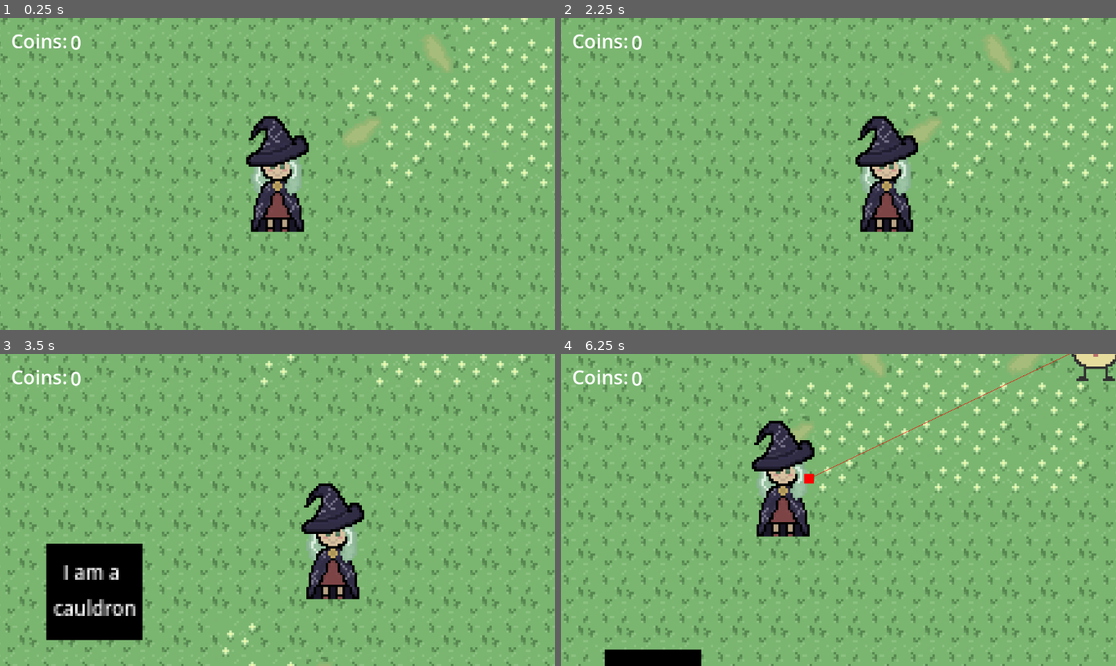
Above: before the commit, frames 1-4 (two rows, left to right).
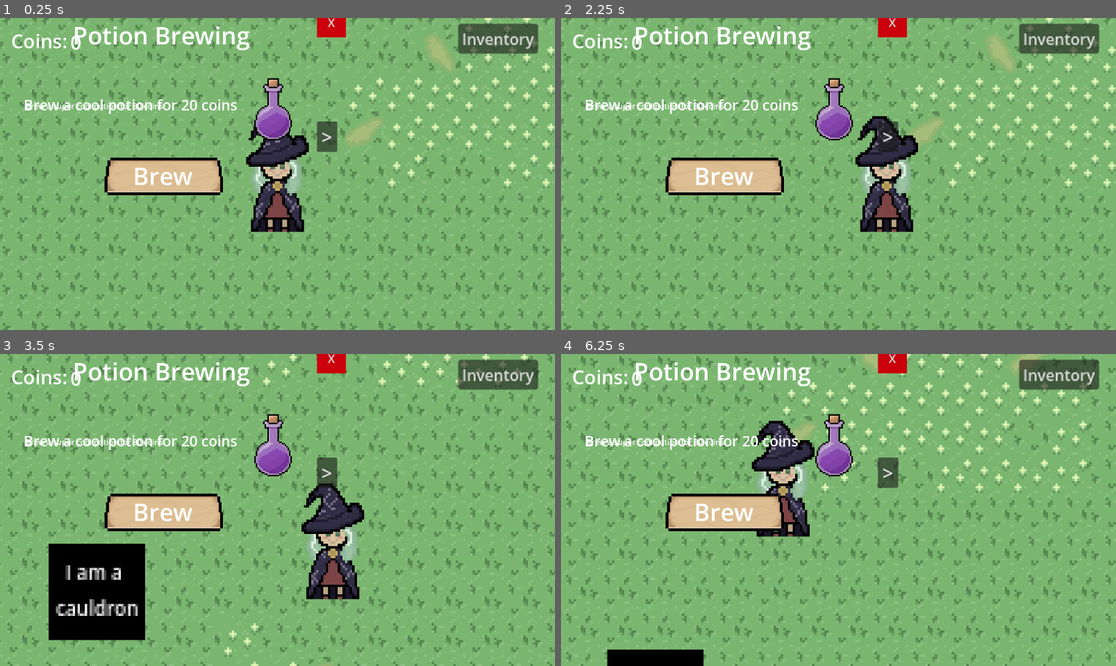
Above: after the commit, the same moments.

Repository: knguyen3-skl/github_tut
Game: Godot game, scene res://scenes/level.tscn
The game is run twice, just before and just after one commit, with the same random seed, the same clock (stepped at 60 frames per second) and the same inputs.
Inputs (mouse positions are in pixels of both pictures, inside the frame that each line leads up to):
- Up to frame 1 (0.25 s): no input
- Up to frame 2 (2.25 s): click (1060, 39) at 0.5 s, where only the run after the commit has a clickable "Inventory"; click (1027, 74) at 1.25 s, where only the run after the commit has a clickable "X"; tap Enter at 2 s; hold Right (ui_right) from 2.03 s (still down); hold E from 2.03 s (still down)
- Up to frame 3 (3.5 s): release Right (ui_right) at 2.78 s; release E at 2.78 s; hold Down (ui_down) from 2.78 s (still down); tap E at 2.85 s
- Up to frame 4 (6.25 s): release Down (ui_down) at 3.53 s; hold Right (ui_right) 3.53-4.28 s; hold E 3.53-4.28 s; hold Up (ui_up) 4.28-5.03 s; tap E at 4.35, 5.85 s; hold E 5.03-5.78 s; hold Left (ui_left) from 5.03 s (still down)

The runs differ from the first frame. In frame 1, 19% of the frame differs, in the area x 0-100%, y 0-100%; in frame 2, 19%; in frame 3, 19%; in frame 4, 20%.

Commit message:
inventory + potion mechs

Diff:
--- a/witchery/scenes/cauldron.tscn
+++ b/witchery/scenes/cauldron.tscn
@@ -35,7 +35,7 @@
 
 [node name="CollisionShape2D" type="CollisionShape2D" parent="Area2D" unique_id=15018428]
 position = Vector2(20, 20)
-scale = Vector2(2, 2)
+scale = Vector2(2.5, 2.5)
 shape = SubResource("RectangleShape2D_bi80w")
 
 [node name="ColorRect2" type="ColorRect" parent="." unique_id=1277177500]
--- /dev/null
+++ b/witchery/scenes/inventory.tscn
@@ -0,0 +1,47 @@
+[gd_scene format=3 uid="uid://jx154qlqg5uh"]
+
+[ext_resource type="Script" uid="uid://dbg5h8w15gmbn" path="res://scripts/inventory.gd" id="1_hj2ta"]
+[ext_resource type="Texture2D" uid="uid://crhc0alwbwdn3" path="res://assets/potion_purple_tech.png" id="1_qw0r6"]
+
+[sub_resource type="StyleBoxFlat" id="StyleBoxFlat_hj2ta"]
+bg_color = Color(0.66458356, 0, 0.04976818, 1)
+
+[node name="ColorRect" type="ColorRect" unique_id=1527701950 node_paths=PackedStringArray("purple_potion")]
+offset_right = 887.0
+offset_bottom = 493.0
+color = Color(0.38928655, 0.38928664, 0.38928658, 1)
+script = ExtResource("1_hj2ta")
+purple_potion = NodePath("Label")
+
+[node name="PotionPurpleTech" type="Sprite2D" parent="." unique_id=1004625745]
+position = Vector2(74, 75)
+scale = Vector2(2, 2)
+texture = ExtResource("1_qw0r6")
+
+[node name="Label" type="Label" parent="." unique_id=690783154]
+layout_mode = 0
+offset_left = 96.0
+offset_top = 124.0
+offset_right = 108.0
+offset_bottom = 152.0
+theme_override_font_sizes/font_size = 20
+text = "0"
+
+[node name="Label2" type="Label" parent="." unique_id=784552579]
+layout_mode = 0
+offset_left = 28.0
+offset_top = 126.0
+offset_right = 88.0
+offset_bottom = 149.0
+text = "Owned:"
+
+[node name="Button" type="Button" parent="." unique_id=335999504]
+layout_mode = 0
+offset_left = 863.0
+offset_top = -8.0
+offset_right = 893.0
+offset_bottom = 23.0
+theme_override_styles/normal = SubResource("StyleBoxFlat_hj2ta")
+text = "X"
+
+[connection signal="pressed" from="Button" to="." method="_exit_inventory"]
--- a/witchery/scenes/level.tscn
+++ b/witchery/scenes/level.tscn
@@ -6,6 +6,7 @@
 [ext_resource type="PackedScene" uid="uid://buj423pij3ll6" path="res://scenes/mr_potato.tscn" id="2_w7c3h"]
 [ext_resource type="PackedScene" uid="uid://cg2fcg5mb52fy" path="res://scenes/potion_brewing.tscn" id="5_2r41h"]
 [ext_resource type="PackedScene" uid="uid://ctg5p6vklt3nf" path="res://scenes/cauldron.tscn" id="5_ppgk2"]
+[ext_resource type="PackedScene" uid="uid://jx154qlqg5uh" path="res://scenes/inventory.tscn" id="7_klq6b"]
 
 [sub_resource type="TileSetAtlasSource" id="TileSetAtlasSource_mx8sn"]
 texture = ExtResource("1_w8frs")
@@ -24,16 +25,17 @@
 source_geometry_mode = 2
 source_geometry_group_name = &"mr_potato_path"
 
-[node name="Node2D" type="Node2D" unique_id=480188596 node_paths=PackedStringArray("money")]
+[node name="Node2D" type="Node2D" unique_id=480188596 node_paths=PackedStringArray("money", "player")]
 script = ExtResource("1_mx8sn")
 money = NodePath("CanvasLayer/Label2")
+player = NodePath("CharacterBody2D")
 
 [node name="TileMapLayer" type="TileMapLayer" parent="." unique_id=194708322]
 tile_map_data = PackedByteArray("AAACAAgAAAAAAAAAAAACAAkAAAABAAAAAAACAAoAAAABAAAAAAACAAsAAAAAAAAAAAACAAwAAAAAAAAAAAACAA …(30992 unchanged characters)…
 tile_set = SubResource("TileSet_ppgk2")
 
 [node name="CharacterBody2D" parent="." unique_id=778114501 instance=ExtResource("1_2q6dc")]
-position = Vector2(-139, 266)
+position = Vector2(-140, 266)
 
 [node name="Camera2D" type="Camera2D" parent="CharacterBody2D" unique_id=409045862]
 zoom = Vector2(5, 5)
@@ -58,6 +60,13 @@
 
 [node name="CanvasLayer" type="CanvasLayer" parent="." unique_id=2083746308]
 
+[node name="ColorRect2" parent="CanvasLayer" unique_id=1527701950 instance=ExtResource("7_klq6b")]
+visible = false
+offset_left = 87.0
+offset_top = 112.0
+offset_right = 974.0
+offset_bottom = 605.0
+
 [node name="Label" type="Label" parent="CanvasLayer" unique_id=1217283519]
 offset_left = 23.0
 offset_top = 20.0
@@ -74,13 +83,32 @@
 theme_override_font_sizes/font_size = 40
 text = "0"
 
-[node name="ColorRect" parent="CanvasLayer" unique_id=848347300 instance=ExtResource("5_2r41h")]
+[node name="ColorRect" parent="CanvasLayer" unique_id=848347300 node_paths=PackedStringArray("money") instance=ExtResource("5_2r41h")]
 visible = false
 offset_left = 216.0
 offset_top = 133.0
 offset_right = 916.0
 offset_bottom = 533.0
+money = NodePath("../Label2")
+
+[node name="Button" type="Button" parent="CanvasLayer" unique_id=172158956]
+offset_left = 951.0
+offset_top = 12.0
+offset_right = 1034.0
+offset_bottom = 43.0
+scale = Vector2(2, 2)
+text = "Inventory"
 
 [node name="Node2D" parent="." unique_id=1706893009 node_paths=PackedStringArray("brewing") instance=ExtResource("5_ppgk2")]
 position = Vector2(-183, 337)
 brewing = NodePath("../CanvasLayer/ColorRect")
+
+[node name="CharacterBody2D4" parent="." unique_id=1096044319 node_paths=PackedStringArray("player") instance=ExtResource("2_w7c3h")]
+position = Vector2(92, 531)
+player = NodePath("../CharacterBody2D")
+
+[node name="NavigationRegion2D" type="NavigationRegion2D" parent="CharacterBody2D4" unique_id=1437106461]
+position = Vector2(-390, -266)
+navigation_polygon = SubResource("NavigationPolygon_w7c3h")
+
+[connection signal="pressed" from="CanvasLayer/Button" to="CanvasLayer/ColorRect2" method="_on_inventory_pressed"]
--- a/witchery/scenes/potion_brewing.tscn
+++ b/witchery/scenes/potion_brewing.tscn
@@ -1,13 +1,32 @@
 [gd_scene format=3 uid="uid://cg2fcg5mb52fy"]
 
-[node name="ColorRect" type="ColorRect" unique_id=848347300]
+[ext_resource type="Script" uid="uid://iw5gkyhxi7bl" path="res://scripts/potion_brewing.gd" id="1_r2ldb"]
+[ext_resource type="Texture2D" uid="uid://dri8or757ah0y" path="res://assets/button_bold_tech.png" id="2_a2xwt"]
+[ext_resource type="Texture2D" uid="uid://crhc0alwbwdn3" path="res://assets/potion_purple_tech.png" id="3_a2xwt"]
+
+[sub_resource type="StyleBoxFlat" id="StyleBoxFlat_r2ldb"]
+bg_color = Color(0.79607844, 0, 0.047058824, 1)
+
+[node name="ColorRect" type="ColorRect" unique_id=848347300 node_paths=PackedStringArray("timer")]
 offset_right = 700.0
 offset_bottom = 400.0
 color = Color(1, 1, 1, 0.60784316)
+script = ExtResource("1_r2ldb")
+timer = NodePath("Timer")
 
-[node name="Label" type="Label" parent="." unique_id=765713126]
+[node name="CanvasLayer" type="CanvasLayer" parent="." unique_id=1138995101]
+
+[node name="Label2" type="Label" parent="CanvasLayer" unique_id=464998859]
+z_index = 1
+offset_left = 263.0
+offset_top = 284.0
+offset_right = 412.0
+offset_bottom = 367.0
+theme_override_font_sizes/font_size = 60
+text = "Brew"
+
+[node name="Label" type="Label" parent="CanvasLayer" unique_id=765713126]
 texture_filter = 1
-layout_mode = 0
 offset_left = 151.0
 offset_top = 1.0
 offset_right = 519.0
@@ -15,3 +34,82 @@
 theme_override_font_sizes/font_size = 50
 text = "Potion Brewing"
 horizontal_alignment = 1
+
+[node name="TextureButton" type="TextureButton" parent="CanvasLayer" unique_id=1073951921]
+offset_left = 196.0
+offset_top = 251.0
+offset_right = 292.0
+offset_bottom = 299.0
+scale = Vector2(3, 3)
+texture_normal = ExtResource("2_a2xwt")
+
+[node name="Button" type="Button" parent="CanvasLayer" unique_id=1831052836]
+offset_left = 658.0
+offset_top = -20.0
+offset_right = 698.0
+offset_bottom = 20.0
+scale = Vector2(1.5, 1.5)
+theme_override_styles/normal = SubResource("StyleBoxFlat_r2ldb")
+text = "X"
+
+[node name="Label3" type="Label" parent="CanvasLayer" unique_id=920909985]
+offset_left = 49.0
+offset_top = 159.0
+offset_right = 493.0
+offset_bottom = 201.0
+theme_override_font_sizes/font_size = 30
+text = "Brew a cool potion for 20 coins"
+
+[node name="PotionPurpleTech" type="Sprite2D" parent="CanvasLayer" unique_id=968515113]
+position = Vector2(567, 185.00002)
+scale = Vector2(3, 3)
+texture = ExtResource("3_a2xwt")
+
+[node name="Label4" type="Label" parent="CanvasLayer" unique_id=665728897]
+visible = false
+offset_left = 248.0
+offset_top = 254.0
+offset_right = 438.0
+offset_bottom = 282.0
+theme_override_colors/font_color = Color(0.80768085, 0, 0.14059189, 1)
+theme_override_font_sizes/font_size = 20
+text = "You are too broke :("
+
+[node name="Button2" type="Button" parent="CanvasLayer" unique_id=360735254]
+offset_left = 658.0
+offset_top = 215.0
+offset_right = 700.0
+offset_bottom = 278.0
+theme_override_font_sizes/font_size = 40
+text = ">"
+
+[node name="Timer" type="Timer" parent="." unique_id=1094015051]
+
+[node name="CanvasLayer2" type="CanvasLayer" parent="." unique_id=1956235276]
+
+[node name="TextureButton" type="TextureButton" parent="CanvasLayer2" unique_id=1372853352]
+offset_left = 196.0
+offset_top = 251.00002
+offset_right = 292.0
+offset_bottom = 299.0
+scale = Vector2(3, 3)
+texture_normal = ExtResource("2_a2xwt")
+
+[node name="Label" type="Label" parent="CanvasLayer2" unique_id=1005727043]
+offset_left = 276.0
+offset_top = 293.0
+offset_right = 400.0
+offset_bottom = 362.0
+theme_override_font_sizes/font_size = 50
+text = "Brew"
+
+[node name="Label2" type="Label" parent="CanvasLayer2" unique_id=428418925]
+offset_left = 53.0
+offset_top = 171.0
+offset_right = 339.0
+offset_bottom = 194.0
+text = "Brew a super cool potion for 30 coins"
+
+[connection signal="pressed" from="CanvasLayer/TextureButton" to="." method="_brewed"]
+[connection signal="pressed" from="CanvasLayer/Button" to="." method="_exit_brewing"]
+[connection signal="timeout" from="Timer" to="." method="_on_timer_timeout"]
--- a/witchery/scenes/witch.tscn
+++ b/witchery/scenes/witch.tscn
@@ -7,8 +7,8 @@
 size = Vector2(26, 48)
 
 [sub_resource type="CapsuleShape2D" id="CapsuleShape2D_hgjeu"]
-radius = 14.0
-height = 60.0
+radius = 15.0
+height = 58.0
 
 [node name="CharacterBody2D" type="CharacterBody2D" unique_id=778114501]
 script = ExtResource("1_b1vsk")
@@ -19,6 +19,7 @@
 [node name="Area2D" type="Area2D" parent="." unique_id=1710240890 groups=["player"]]
 
 [node name="CollisionShape2D" type="CollisionShape2D" parent="Area2D" unique_id=2139358610]
+position = Vector2(0, 1)
 shape = SubResource("CapsuleShape2D_hgjeu")
 
 [node name="Sprite2D" type="Sprite2D" parent="." unique_id=1994025141]
--- a/witchery/scripts/Global.gd
+++ b/witchery/scripts/Global.gd
@@ -19,13 +19,17 @@
 var enemy_id: String
 
 var potion_brewing: bool = false
+var last_player_positon : Vector2
+
+var inventory = {
+	"purple_potion": 0,
+}
 
 # Called when the node enters the scene tree for the first time.
 func _ready() -> void:
-	pass # Replace with function body.
+	last_player_positon = Vector2(-140.0, 266.0)
 
 
 # Called every frame. 'delta' is the elapsed time since the previous frame.
 func _process(delta: float) -> void:
-
 	pass
--- /dev/null
+++ b/witchery/scripts/inventory.gd
@@ -0,0 +1,21 @@
+extends ColorRect
+@export var purple_potion: Label
+
+# Called when the node enters the scene tree for the first time.
+func _ready() -> void:
+	hide()
+	purple_potion.text = str(Global.inventory["purple_potion"])
+
+
+# Called every frame. 'delta' is the elapsed time since the previous frame.
+func _process(delta: float) -> void:
+	purple_potion.text = str(Global.inventory["purple_potion"])
+
+
+func _on_inventory_pressed() -> void:
+	show()
+
+
+
+func _exit_inventory() -> void:
+	hide()
--- a/witchery/scripts/main_level.gd
+++ b/witchery/scripts/main_level.gd
@@ -1,9 +1,17 @@
 extends Node2D
 
 @export var money: Label
+@export var player: CharacterBody2D
 
 # Called when the node enters the scene tree for the first time.
 func _ready() -> void:
+	print(Global.last_player_positon)
+
+	if Global.last_player_positon == Vector2(-140.0, 266.0):
+		pass
+	else:
+		player.global_position = Global.last_player_positon
+
 	money.text = str(Global.money)
 	if Global.enemy_dict == {}:
 		# get every enemy and add to dict
--- a/witchery/scripts/mr_potato.gd
+++ b/witchery/scripts/mr_potato.gd
@@ -3,7 +3,7 @@
 @export var navigation_agent_2d: NavigationAgent2D
 @export var player: CharacterBody2D
 
-const SPEED = 110
+const SPEED = 70
 var direction : Vector2
 var stationary : Vector2
 
--- /dev/null
+++ b/witchery/scripts/potion_brewing.gd
@@ -0,0 +1,35 @@
+extends ColorRect
+
+@export var timer: Timer
+
+@export var money: Label
+
+# Called when the node enters the scene tree for the first time.
+func _ready() -> void:
+	pass # Replace with function body.
+
+
+# Called every frame. 'delta' is the elapsed time since the previous frame.
+func _process(delta: float) -> void:
+	pass
+
+
+func _brewed() -> void:
+	if Global.money >= 20:
+		Global.money -= 20
+		money.text = str(Global.money)
+		Global.inventory["purple_potion"] += 1
+		print("purple_potion")
+		print(Global.inventory)
+	else:
+		print("brokie")
+		$Label4.show()
+		timer.start()
+
+
+func _exit_brewing() -> void:
+	hide()
+
+
+func _on_timer_timeout() -> void:
+	$Label4.hide()
--- a/witchery/scripts/witch.gd
+++ b/witchery/scripts/witch.gd
@@ -8,6 +8,7 @@
 
 # Called every frame. 'delta' is the elapsed time since the previous frame.
 func _process(delta: float) -> void:
+	Global.last_player_positon = global_position
 	var direction: Vector2 = Vector2(0.0,0.0)
 	direction.x = Input.get_axis("ui_left", "ui_right")
 	direction.y = Input.get_axis("ui_up", "ui_down")
Not shown, added: witchery/scripts/inventory.gd.uid
Not shown, added: witchery/scripts/potion_brewing.gd.uid
